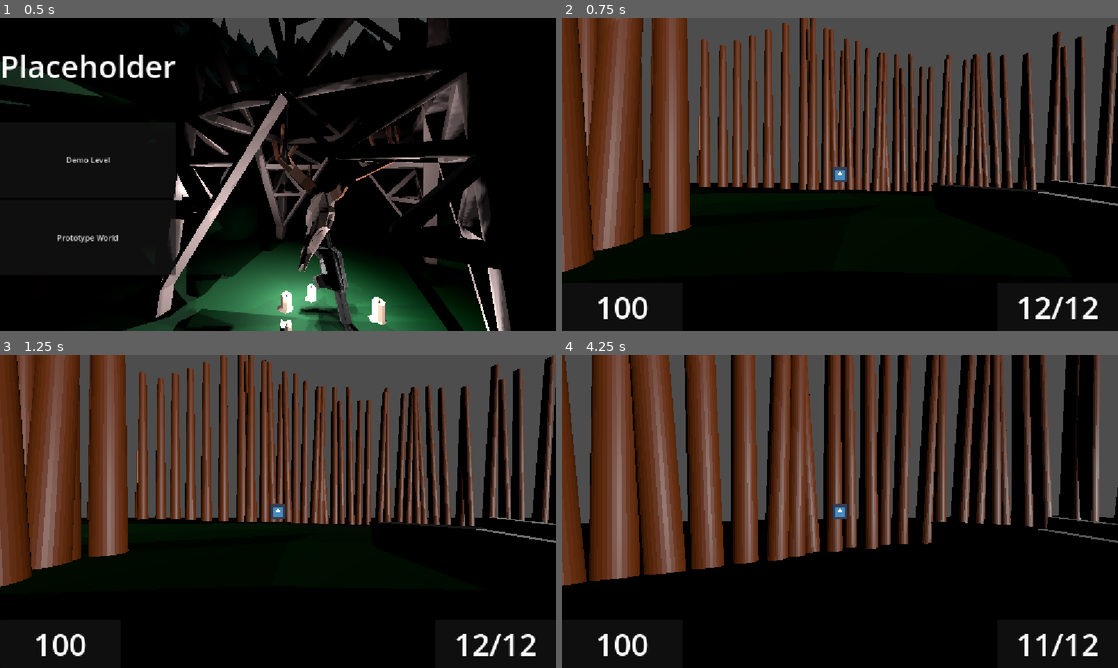
Above: before the commit, frames 1-4 (two rows, left to right).
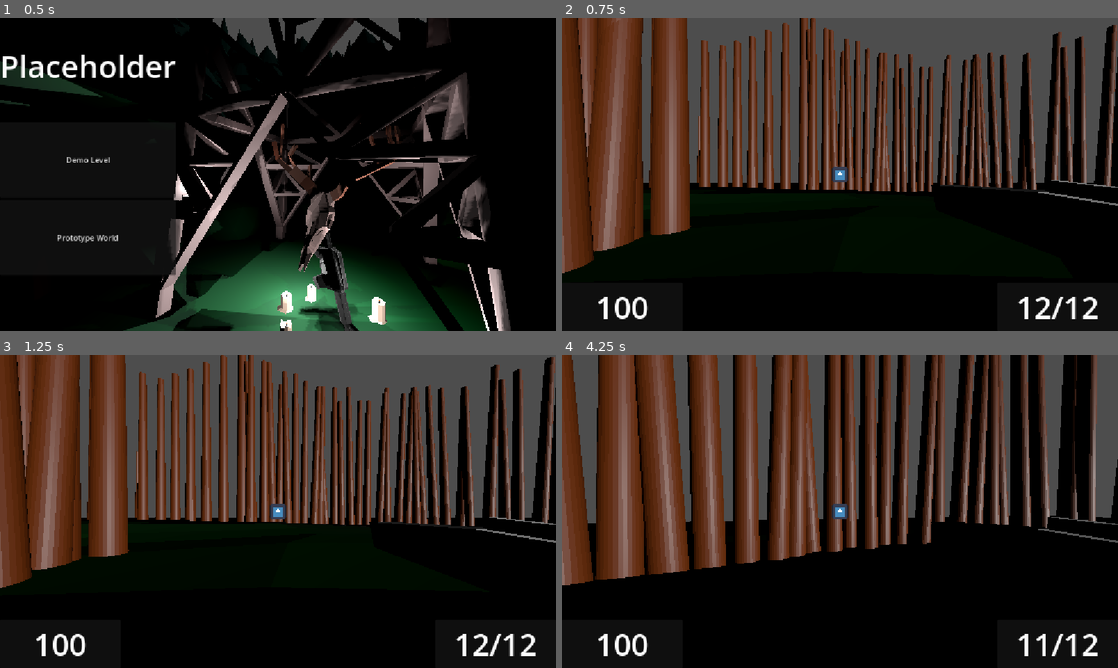
Above: after the commit, the same moments.

Repository: flowerFawn/unnamed-narrative-fps
Game: Godot game, scene res://ui/main menu/main menu.tscn
Same seed, same stepped clock (60 frames per second), same inputs: the game is played once before the commit and once after it. The engine's default icon, where the game draws it, is replaced by a stand-in: a white triangle on a blue panel in a dark square.
Inputs (mouse positions are in pixels of both pictures, inside the frame that each line leads up to):
- Up to frame 1 (0.5 s): no input
- Up to frame 2 (0.75 s): click "Demo Level" at 0.5 s
- Up to frame 3 (1.25 s): no input
- Up to frame 4 (4.25 s): move the mouse to (867, 511) at 1.27 s; hold Shift (Sprint) 1.28-2.03 s; hold W (Move Forward) from 1.28 s (still down); tap Space (Jump) at 1.52, 2.27, 3.77 s; tap Ctrl (Crouch, bound only after the commit) at 1.55, 2.1, 3.05 s; move the mouse to (812, 511) at 2.02 s; tap Shift (Sprint) at 2.3, 3.6 s; move the mouse to (851, 505) at 2.77 s; press the mouse at (851, 505) at 2.78 s; move the mouse to (834, 517) at 3.52 s; release the mouse at (834, 517) at 3.53 s

Frame 1 is identical in both runs. In frame 2, 0.2% of the frame differs, in the area x 0-100%, y 0-82%; in frame 3, 0.2%; in frame 4, 19%, in the area x 0-100%, y 0-74%.

Commit message:
player can now crouch
affects head (camera and shooting) position, collision, and speed

Diff:
--- a/player/player.gd
+++ b/player/player.gd
@@ -7,14 +7,18 @@
 
 const BASE_SPEED:int = 4
 const SPRINT_MULTIPLIER:float = 1.5
+const CROUCH_MULTIPLIER:float = 0.5
 const JUMP_VERTICAL_FORCE:float = 2.5
 const JUMP_HORIZONTAL_MULTIPLIER:float = 1.2
+
+const PLAYER_HEAD_STANDING_POSITION:Vector3 = Vector3(0, 0.75, 0)
 
 const MAX_HP:int = 100
 
 enum PlayerState{
 	WALKING,
 	SPRINTING,
+	CROUCHING,
 	AIRTIME,
 	DISABLED,
 }
@@ -22,6 +26,12 @@
 
 ##Head node of the player. Controls the camera and the players pitch/yaw.
 @export var head:PlayerHead
+##Collision used when the player is standing
+@export var standing_collision:CollisionShape3D
+##Collision used when the player is crouching
+@export var crouching_collision:CollisionShape3D
+
+
 ##State of the player
 var state:PlayerState
 ##current hp of the player
@@ -37,6 +47,8 @@
 			walking_physics_process(delta)
 		PlayerState.SPRINTING:
 			walking_physics_process(delta, SPRINT_MULTIPLIER)
+		PlayerState.CROUCHING:
+			walking_physics_process(delta, CROUCH_MULTIPLIER)
 		PlayerState.AIRTIME:
 			airtime_physics_process(delta)
 		PlayerState.DISABLED:
@@ -71,8 +83,14 @@
 	if state == PlayerState.WALKING:
 		if Input.is_action_pressed("Sprint"):
 			set_state(PlayerState.SPRINTING)
-	if state == PlayerState.SPRINTING:
+		elif Input.is_action_just_pressed("Crouch"):
+			print("yes")
+			set_state(PlayerState.CROUCHING)
+	elif state == PlayerState.SPRINTING:
 		if not Input.is_action_pressed("Sprint"):
+			set_state(PlayerState.WALKING)
+	elif state == PlayerState.CROUCHING:
+		if not Input.is_action_pressed("Crouch"):
 			set_state(PlayerState.WALKING)
 
 ##Sets the player's state to airtime
@@ -82,9 +100,33 @@
 	velocity.x *= JUMP_HORIZONTAL_MULTIPLIER
 	velocity.z *= JUMP_HORIZONTAL_MULTIPLIER
 
+
+func start_crouch() -> void:
+	print("starting crouch")
+	standing_collision.disabled = true
+	crouching_collision.disabled = false
+	head.position = Vector3.ZERO
+	state = PlayerState.CROUCHING
+
+
+func leave_crouch() -> void:
+	standing_collision.disabled = false
+	crouching_collision.disabled = true
+	head.position = PLAYER_HEAD_STANDING_POSITION
+	state = PlayerState.WALKING
+
+
 ##Sets the player's state to a new state
 func set_state(new_state:PlayerState) -> void:
+	if state == new_state:
+		return
+	match state: #checks previous state
+		PlayerState.CROUCHING:
+			leave_crouch()
 	state = new_state
+	match new_state:
+		PlayerState.CROUCHING:
+			start_crouch()
 
 
 func get_hit(damage:float) -> void:
--- a/player/player.tscn
+++ b/player/player.tscn
@@ -7,19 +7,29 @@
 [sub_resource type="CapsuleShape3D" id="CapsuleShape3D_y8mhm"]
 height = 1.8
 
+[sub_resource type="CapsuleShape3D" id="CapsuleShape3D_g1dw6"]
+height = 1.0
+
 [sub_resource type="CapsuleMesh" id="CapsuleMesh_vmthy"]
 
-[node name="Player" type="CharacterBody3D" unique_id=202432036 node_paths=PackedStringArray("head") groups=["damagable"]]
+[node name="Player" type="CharacterBody3D" unique_id=202432036 node_paths=PackedStringArray("head", "standing_collision", "crouching_collision") groups=["damagable"]]
 collision_layer = 2
 collision_mask = 5
 script = ExtResource("1_oul6g")
 head = NodePath("PlayerHead")
+standing_collision = NodePath("PlayerStandingCollision")
+crouching_collision = NodePath("PlayerCrouchingCollision")
 
 [node name="PlayerHead" parent="." unique_id=943587034 instance=ExtResource("2_rkbax")]
-transform = Transform3D(1, 0, 0, 0, 1, 0, 0, 0, 1, 0, 0.7256435, 0)
+transform = Transform3D(1, 0, 0, 0, 1, 0, 0, 0, 1, 0, 0.75, 0)
 
-[node name="PlayerCollision" type="CollisionShape3D" parent="." unique_id=420793082]
+[node name="PlayerStandingCollision" type="CollisionShape3D" parent="." unique_id=420793082]
 shape = SubResource("CapsuleShape3D_y8mhm")
+
+[node name="PlayerCrouchingCollision" type="CollisionShape3D" parent="." unique_id=1447718670]
+transform = Transform3D(1, 0, 0, 0, 1, 0, 0, 0, 1, 0, -0.3998779, 0)
+shape = SubResource("CapsuleShape3D_g1dw6")
+disabled = true
 
 [node name="PlayerPlaceholderMesh" type="MeshInstance3D" parent="." unique_id=451573107]
 visible = false
--- a/project.godot
+++ b/project.godot
@@ -18,7 +18,6 @@
 [display]
 
 window/stretch/mode="canvas_items"
-window/stretch/aspect="expand"
 
 [dotnet]
 
@@ -80,6 +79,11 @@
 "events": [Object(InputEventKey,"resource_local_to_scene":false,"resource_name":"","device":-1,"window_id":0,"alt_press …(192 unchanged characters)…
 ]
 }
+Crouch={
+"deadzone": 0.2,
+"events": [Object(InputEventKey,"resource_local_to_scene":false,"resource_name":"","device":-1,"window_id":0,"alt_pressed":false,"shift_pressed":false,"ctrl_pressed":false,"meta_pressed":false,"pressed":false,"keycode":0,"physical_keycode":4194326,"key_label":0,"unicode":0,"location":0,"echo":false,"script":null)
+]
+}
 
 [layer_names]
 
